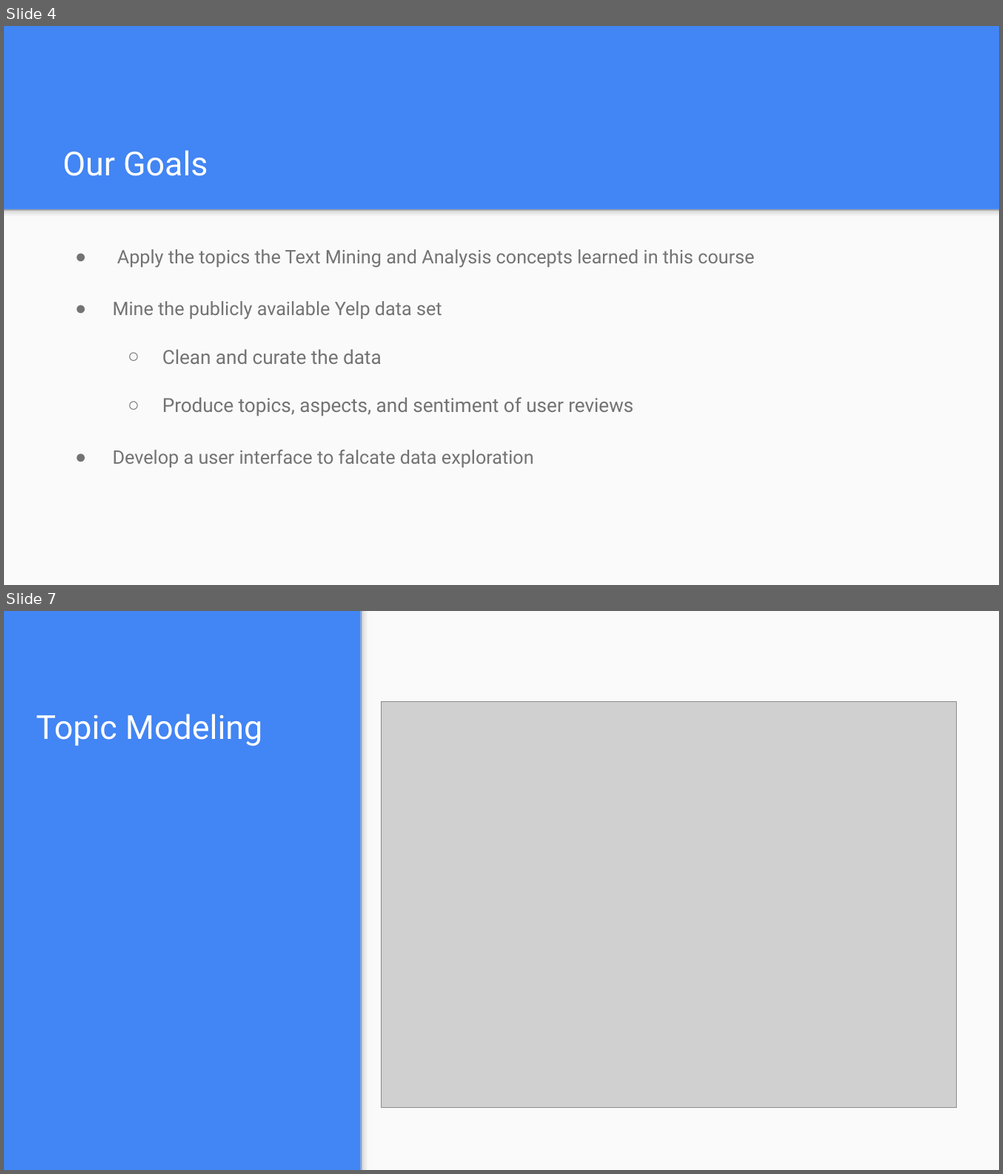
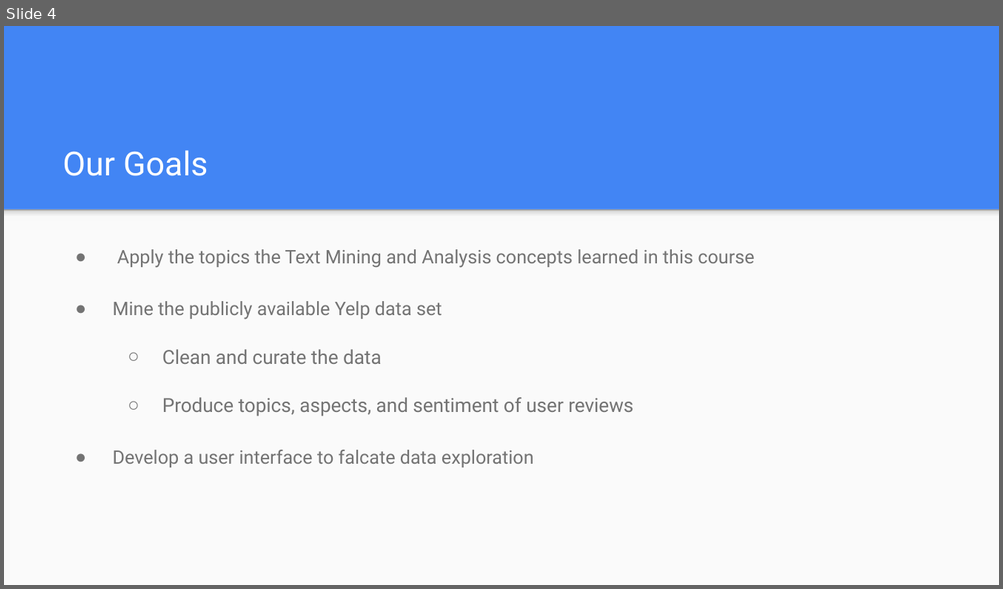
Before and after one commit to AsadBinImtiaz/CS410_UIUC, a slide deck: Presentations/CS410_FA2019_Presentation.pptx. Shown one above the other, each under a label of ours: slides 4 and 7 before the commit, slide 4 after it; the slides between them are not shown. The pictures are 1003x1174 and 1003x589 pixels, drawn with LibreOffice and Linux fonts; fonts in the diff are those of the drawing; grey boxes stand for pictures. Boxes give left, top, right and bottom in pixels: in the first picture for what was removed or moved away, otherwise in the second. Text is boxed around its words. In the diff, an @@ line names an element or a change of style, - is before the commit and + after.

```diff
--- a/Presentations/CS410_FA2019_Presentation.pptx
+++ b/Presentations/CS410_FA2019_Presentation.pptx
@@ slide 7 removed at [4, 611, 999, 1170], background #4285F4 @@
@@ rectangle removed at [361, 611, 999, 1170] @@
@@ rectangle removed at [361, 611, 373, 1170] @@
@@ title removed at [36, 714, 262, 746] @@
-Topic Modeling
@@ picture removed at [381, 702, 957, 1108] @@
```
Also in this commit, not shown: 3 slides changed, 5 slides added, 3 other slides removed.
